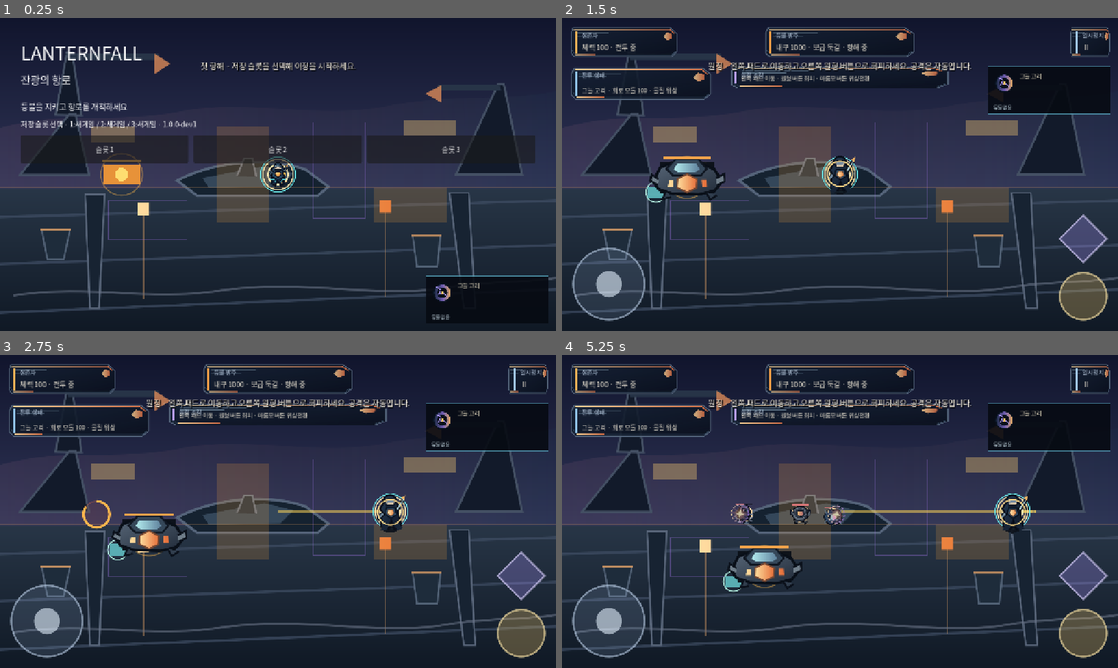
Above: before the commit, frames 1-4 (two rows, left to right).
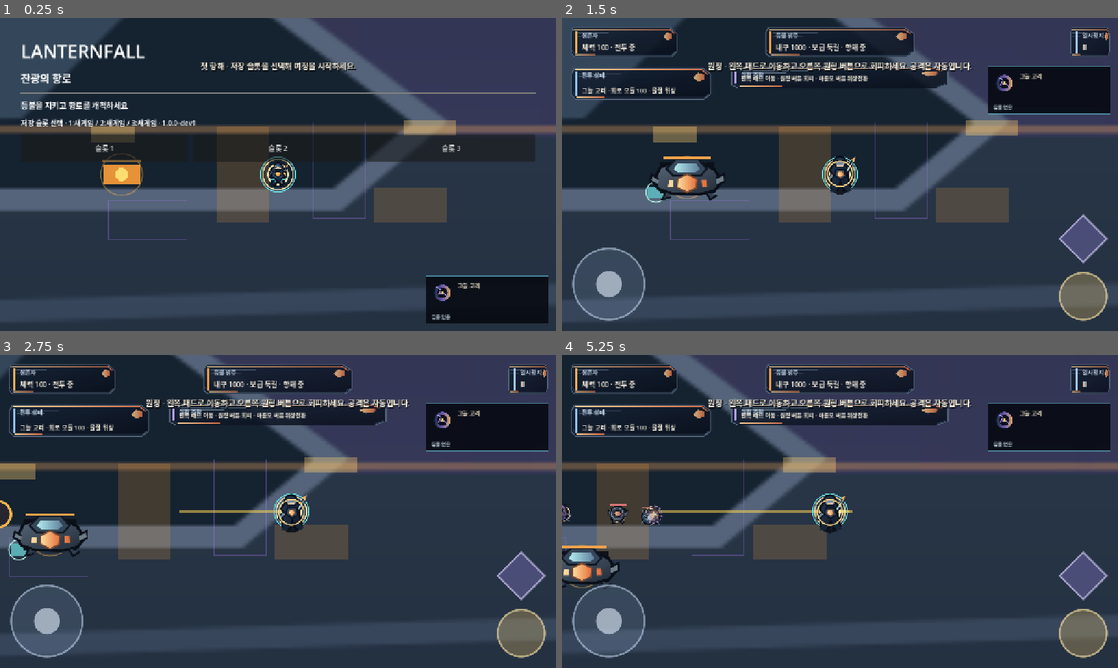
Above: after the commit, the same moments.

Repository: shaterguy/temporary-repository
Game: Godot game, scene res://game/ui/main_shell.tscn
Same seed, same stepped clock (60 frames per second), same inputs: the game is played once before the commit and once after it.
Inputs (mouse positions are in pixels of both pictures, inside the frame that each line leads up to):
- Up to frame 1 (0.25 s): no input
- Up to frame 2 (1.5 s): click "슬롯 1" at 0.5 s; click "선택 1" at 1.25 s
- Up to frame 3 (2.75 s): tap Enter at 2 s; move the mouse to (400, 495) at 2.02 s; hold D from 2.03 s (still down); tap 1 at 2.1 s; click (400, 495) at 2.17 s; tap Space at 2.27 s
- Up to frame 4 (5.25 s): release D at 2.75 s; drag from (728, 527) to (812, 574) at 2.77 s; move the mouse to (895, 442) at 3.52 s; hold D 3.53-4.25 s; tap 2 at 3.6 s; drag from (812, 574) to (673, 464) at 4.27 s; move the mouse to (1006, 558) at 5.02 s; hold A from 5.03 s (still down); tap 5 at 5.1 s

The runs differ from the first frame. In frame 1, 40% of the frame differs, in the area x 0-100%, y 0-100%; in frame 2, 41%; in frame 3, 44%; in frame 4, 45%.

Commit message:
refactor: establish multi-screen world and screen-space UI

Diff:
--- a/game/ui/main_shell.tscn
+++ b/game/ui/main_shell.tscn
@@ -1,6 +1,6 @@
-[gd_scene load_steps=13 format=3]
-
-[ext_resource type="Script" path="res://game/ui/main_shell_w24.gd" id="1_shell"]
+[gd_scene load_steps=14 format=3]
+
+[ext_resource type="Script" path="res://game/ui/main_shell_medieval_rebuild.gd" id="1_shell"]
 [ext_resource type="Texture2D" path="res://assets/runtime/w13/environment_twilight_shipyard.svg" id="2_w13_environment"]
 [ext_resource type="Script" path="res://game/presentation/representative_art_layer.gd" id="3_w13_art"]
 [ext_resource type="Script" path="res://game/presentation/representative_hud.gd" id="4_w13_hud"]
@@ -10,6 +10,7 @@
 [ext_resource type="Script" path="res://game/presentation/w23_world_event_hud.gd" id="8_w23_world_event_hud"]
 [ext_resource type="Script" path="res://game/ui/mobile_input_overlay.gd" id="9_w25_mobile_controls"]
 [ext_resource type="Script" path="res://game/ui/pre_expedition_touch_controls.gd" id="10_pre_expedition_touch"]
+[ext_resource type="Script" path="res://game/ui/screen_ui_bridge.gd" id="11_screen_ui"]
 
 [sub_resource type="SystemFont" id="SystemFont_ui"]
 font_names = PackedStringArray("Noto Sans CJK KR", "Noto Sans KR", "sans-serif")
@@ -30,23 +31,21 @@
 
 [node name="Background" type="ColorRect" parent="."]
 z_index = -20
-layout_mode = 1
-anchors_preset = 15
-anchor_right = 1.0
-anchor_bottom = 1.0
-grow_horizontal = 2
-grow_vertical = 2
+layout_mode = 0
+offset_left = -4096.0
+offset_top = -3072.0
+offset_right = 4096.0
+offset_bottom = 3072.0
 mouse_filter = 2
 color = Color(0.027, 0.035, 0.055, 1)
 
 [node name="W13Environment" type="TextureRect" parent="."]
 z_index = -10
-layout_mode = 1
-anchors_preset = 15
-anchor_right = 1.0
-anchor_bottom = 1.0
-grow_horizontal = 2
-grow_vertical = 2
+layout_mode = 0
+offset_left = -4096.0
+offset_top = -3072.0
+offset_right = 4096.0
+offset_bottom = 3072.0
 mouse_filter = 2
 texture = ExtResource("2_w13_environment")
 expand_mode = 1
@@ -57,7 +56,11 @@
 z_index = 10
 script = ExtResource("3_w13_art")
 
-[node name="SafeArea" type="MarginContainer" parent="."]
+[node name="ScreenUI" type="CanvasLayer" parent="."]
+layer = 20
+script = ExtResource("11_screen_ui")
+
+[node name="SafeArea" type="MarginContainer" parent="ScreenUI"]
 unique_name_in_owner = true
 z_index = 30
 layout_mode = 1
@@ -71,29 +74,29 @@
 theme_override_constants/margin_right = 48
 theme_override_constants/margin_bottom = 48
 
-[node name="Content" type="VBoxContainer" parent="SafeArea"]
+[node name="Content" type="VBoxContainer" parent="ScreenUI/SafeArea"]
 layout_mode = 2
 theme_override_constants/separation = 14
 
-[node name="Title" type="Label" parent="SafeArea/Content"]
+[node name="Title" type="Label" parent="ScreenUI/SafeArea/Content"]
 layout_mode = 2
 theme_override_font_sizes/font_size = 42
 text = "LANTERNFALL"
 
-[node name="Subtitle" type="Label" parent="SafeArea/Content"]
+[node name="Subtitle" type="Label" parent="ScreenUI/SafeArea/Content"]
 layout_mode = 2
 theme_override_font_sizes/font_size = 24
 text = "잔광의 항로"
 
-[node name="Divider" type="HSeparator" parent="SafeArea/Content"]
-layout_mode = 2
-
-[node name="Foundation" type="Label" parent="SafeArea/Content"]
+[node name="Divider" type="HSeparator" parent="ScreenUI/SafeArea/Content"]
+layout_mode = 2
+
+[node name="Foundation" type="Label" parent="ScreenUI/SafeArea/Content"]
 layout_mode = 2
 theme_override_font_sizes/font_size = 18
 text = "등불을 지키고 항로를 개척하세요"
 
-[node name="Status" type="Label" parent="SafeArea/Content"]
+[node name="Status" type="Label" parent="ScreenUI/SafeArea/Content"]
 unique_name_in_owner = true
 layout_mode = 2
 size_flags_horizontal = 3
@@ -101,34 +104,34 @@
 text = "여정을 불러오는 중…"
 autowrap_mode = 3
 
-[node name="TouchChoices" type="HBoxContainer" parent="SafeArea/Content"]
+[node name="TouchChoices" type="HBoxContainer" parent="ScreenUI/SafeArea/Content"]
 unique_name_in_owner = true
 layout_mode = 2
 theme_override_constants/separation = 12
 script = ExtResource("10_pre_expedition_touch")
 
-[node name="Choice1" type="Button" parent="SafeArea/Content/TouchChoices"]
+[node name="Choice1" type="Button" parent="ScreenUI/SafeArea/Content/TouchChoices"]
 unique_name_in_owner = true
 custom_minimum_size = Vector2(0, 64)
 layout_mode = 2
 size_flags_horizontal = 3
 text = "슬롯 1"
 
-[node name="Choice2" type="Button" parent="SafeArea/Content/TouchChoices"]
+[node name="Choice2" type="Button" parent="ScreenUI/SafeArea/Content/TouchChoices"]
 unique_name_in_owner = true
 custom_minimum_size = Vector2(0, 64)
 layout_mode = 2
 size_flags_horizontal = 3
 text = "슬롯 2"
 
-[node name="Choice3" type="Button" parent="SafeArea/Content/TouchChoices"]
+[node name="Choice3" type="Button" parent="ScreenUI/SafeArea/Content/TouchChoices"]
 unique_name_in_owner = true
 custom_minimum_size = Vector2(0, 64)
 layout_mode = 2
 size_flags_horizontal = 3
 text = "슬롯 3"
 
-[node name="W23WorldEventHud" type="Control" parent="."]
+[node name="W23WorldEventHud" type="Control" parent="ScreenUI"]
 unique_name_in_owner = true
 z_index = 35
 layout_mode = 1
@@ -140,7 +143,7 @@
 mouse_filter = 2
 script = ExtResource("8_w23_world_event_hud")
 
-[node name="W13RepresentativeHud" type="Control" parent="."]
+[node name="W13RepresentativeHud" type="Control" parent="ScreenUI"]
 unique_name_in_owner = true
 z_index = 40
 layout_mode = 1
@@ -152,7 +155,7 @@
 mouse_filter = 2
 script = ExtResource("4_w13_hud")
 
-[node name="W23WeaponRelicHud" type="Control" parent="."]
+[node name="W23WeaponRelicHud" type="Control" parent="ScreenUI"]
 unique_name_in_owner = true
 z_index = 41
 layout_mode = 1
@@ -164,7 +167,7 @@
 mouse_filter = 2
 script = ExtResource("7_w23_weapon_relic_hud")
 
-[node name="W15FirstExpeditionTutorial" type="Control" parent="."]
+[node name="W15FirstExpeditionTutorial" type="Control" parent="ScreenUI"]
 unique_name_in_owner = true
 z_index = 50
 layout_mode = 1
@@ -176,7 +179,7 @@
 mouse_filter = 2
 script = ExtResource("5_w15_tutorial")
 
-[node name="W16CharacterTutorial" type="Control" parent="."]
+[node name="W16CharacterTutorial" type="Control" parent="ScreenUI"]
 unique_name_in_owner = true
 z_index = 51
 layout_mode = 1
@@ -188,7 +191,7 @@
 mouse_filter = 2
 script = ExtResource("6_w16_character_tutorial")
 
-[node name="W25MobileControls" type="Control" parent="."]
+[node name="W25MobileControls" type="Control" parent="ScreenUI"]
 unique_name_in_owner = true
 z_index = 90
 layout_mode = 1
--- /dev/null
+++ b/game/ui/main_shell_medieval_rebuild.gd
@@ -0,0 +1,29 @@
+extends "res://game/ui/main_shell_w24.gd"
+
+
+func _mount_runtime_preview() -> void:
+    super._mount_runtime_preview()
+    if not is_instance_valid(combat_preview):
+        return
+    combat_preview.set("camera_enabled", true)
+    var combat_camera := combat_preview.get_node_or_null("CombatCamera") as Camera2D
+    if combat_camera != null:
+        combat_camera.enabled = true
+
+
+func _sync_story_event_art() -> void:
+    var hud := get_node_or_null("ScreenUI/W23WorldEventHud")
+    if hud == null:
+        return
+    if campaign != null and campaign.world != null and campaign.world.has_pending_story_event():
+        var event: Dictionary = campaign.current_story_event()
+        var event_id := str(event.get("event_id", ""))
+        if not event_id.is_empty() and bool(hud.call("show_event", event_id)):
+            return
+    hud.call("clear_event")
+
+
+func _clear_story_event_art() -> void:
+    var hud := get_node_or_null("ScreenUI/W23WorldEventHud")
+    if hud != null:
+        hud.call("clear_event")
--- /dev/null
+++ b/game/ui/screen_ui_bridge.gd
@@ -0,0 +1,27 @@
+extends CanvasLayer
+
+
+func _get(property: StringName) -> Variant:
+    var host := _host()
+    if host == null:
+        return null
+    return host.get(property)
+
+
+func set_transient_input(movement: Vector2, dodge_pressed: bool, phase_pressed: bool) -> void:
+    var host := _host()
+    if host != null and host.has_method("set_transient_input"):
+        host.call("set_transient_input", movement, dodge_pressed, phase_pressed)
+
+
+func character_tutorial_prompt() -> String:
+    var host := _host()
+    if host != null and host.has_method("character_tutorial_prompt"):
+        return str(host.call("character_tutorial_prompt"))
+    return ""
+
+
+func _host() -> Node:
+    if owner != null:
+        return owner
+    return get_parent()
--- a/game/world/phase_battlefield_model.gd
+++ b/game/world/phase_battlefield_model.gd
@@ -4,7 +4,7 @@
 const PHASE_MATERIAL: String = "material"
 const PHASE_SHADOW: String = "shadow"
 const SWITCH_COOLDOWN_SECONDS: float = 4.0
-const WORLD_BOUNDS: Rect2 = Rect2(72.0, 120.0, 1136.0, 520.0)
+const WORLD_BOUNDS: Rect2 = Rect2(-3456.0, -2712.0, 6912.0, 5424.0)
 const MATERIAL_BLOCKERS := [
     Rect2(500.0, 250.0, 120.0, 220.0),
     Rect2(860.0, 390.0, 170.0, 80.0),
--- a/tests/ci/test_main.gd
+++ b/tests/ci/test_main.gd
@@ -19,6 +19,7 @@
     preload("res://tests/unit/test_vertical_slice_tutorial.gd"),
     preload("res://tests/unit/test_character_expansion.gd"),
     preload("res://tests/unit/test_weapon_relic_expansion.gd"),
+    preload("res://tests/unit/test_medieval_rebuild_world.gd"),
 ]
 const TEST_SUITE_NAMES := [
     "save_store",
@@ -39,6 +40,7 @@
     "vertical_slice_tutorial",
     "character_expansion",
     "weapon_relic_expansion",
+    "medieval_rebuild_world",
 ]
 const FAST_TEST_WATCHDOG_SECONDS: float = 30.0
 
@@ -55,7 +57,7 @@
         print("SUITE_START=%s" % suite_name)
         failures.append_array(suite.run())
         print("SUITE_DONE=%s" % suite_name)
-    print("TEST_CONTRACT=w17-weapon-relic-expansion-v1")
+    print("TEST_CONTRACT=r03-medieval-rebuild-world-v1")
     print("SUITES=%d" % TEST_SUITES.size())
     if failures.is_empty():
         print("RESULT=PASS")
--- /dev/null
+++ b/tests/unit/test_medieval_rebuild_world.gd
@@ -0,0 +1,49 @@
+extends RefCounted
+
+const PhaseBattlefieldModelScript = preload("res://game/world/phase_battlefield_model.gd")
+const MainShellScene = preload("res://game/ui/main_shell.tscn")
+
+
+static func run() -> Array[String]:
+    var failures: Array[String] = []
+
+    var bounds: Rect2 = PhaseBattlefieldModelScript.WORLD_BOUNDS
+    if bounds.size.x < 1280.0 * 4.0 or bounds.size.y < 720.0 * 4.0:
+        failures.append("R03 world bounds do not span several 1280x720 viewports")
+
+    var terrain = PhaseBattlefieldModelScript.new()
+    var far_northwest := Vector2(-2400.0, -1600.0)
+    var far_southeast := Vector2(2600.0, 1800.0)
+    if not terrain.is_position_walkable(PhaseBattlefieldModelScript.PHASE_MATERIAL, far_northwest):
+        failures.append("R03 multi-screen northwest field is not walkable")
+    if not terrain.is_position_walkable(PhaseBattlefieldModelScript.PHASE_MATERIAL, far_southeast):
+        failures.append("R03 multi-screen southeast field is not walkable")
+    if terrain.is_position_walkable(PhaseBattlefieldModelScript.PHASE_MATERIAL, Vector2(-4000.0, 0.0)):
+        failures.append("R03 world boundary no longer rejects positions outside the field")
+
+    var shell = MainShellScene.instantiate()
+    if shell == null:
+        failures.append("R03 main shell could not be instantiated")
+        return failures
+    var shell_script: Script = shell.get_script()
+    if shell_script == null or shell_script.resource_path != "res://game/ui/main_shell_medieval_rebuild.gd":
+        failures.append("R03 main shell is not using the medieval rebuild camera adapter")
+    var screen_ui := shell.get_node_or_null("ScreenUI")
+    if not screen_ui is CanvasLayer:
+        failures.append("R03 fixed HUD is not isolated in a CanvasLayer")
+    for path in [
+        "ScreenUI/SafeArea",
+        "ScreenUI/W13RepresentativeHud",
+        "ScreenUI/W23WeaponRelicHud",
+        "ScreenUI/W23WorldEventHud",
+        "ScreenUI/W15FirstExpeditionTutorial",
+        "ScreenUI/W16CharacterTutorial",
+        "ScreenUI/W25MobileControls",
+    ]:
+        if shell.get_node_or_null(path) == null:
+            failures.append("R03 missing fixed screen-space node: %s" % path)
+    if shell.get_node_or_null("W13Environment") == null or shell.get_node_or_null("W13RepresentativeArt") == null:
+        failures.append("R03 world-space presentation nodes were incorrectly moved into screen UI")
+    shell.free()
+
+    return failures
Not shown, added: docs/verification/R03_MEDIEVAL_REBUILD.md
